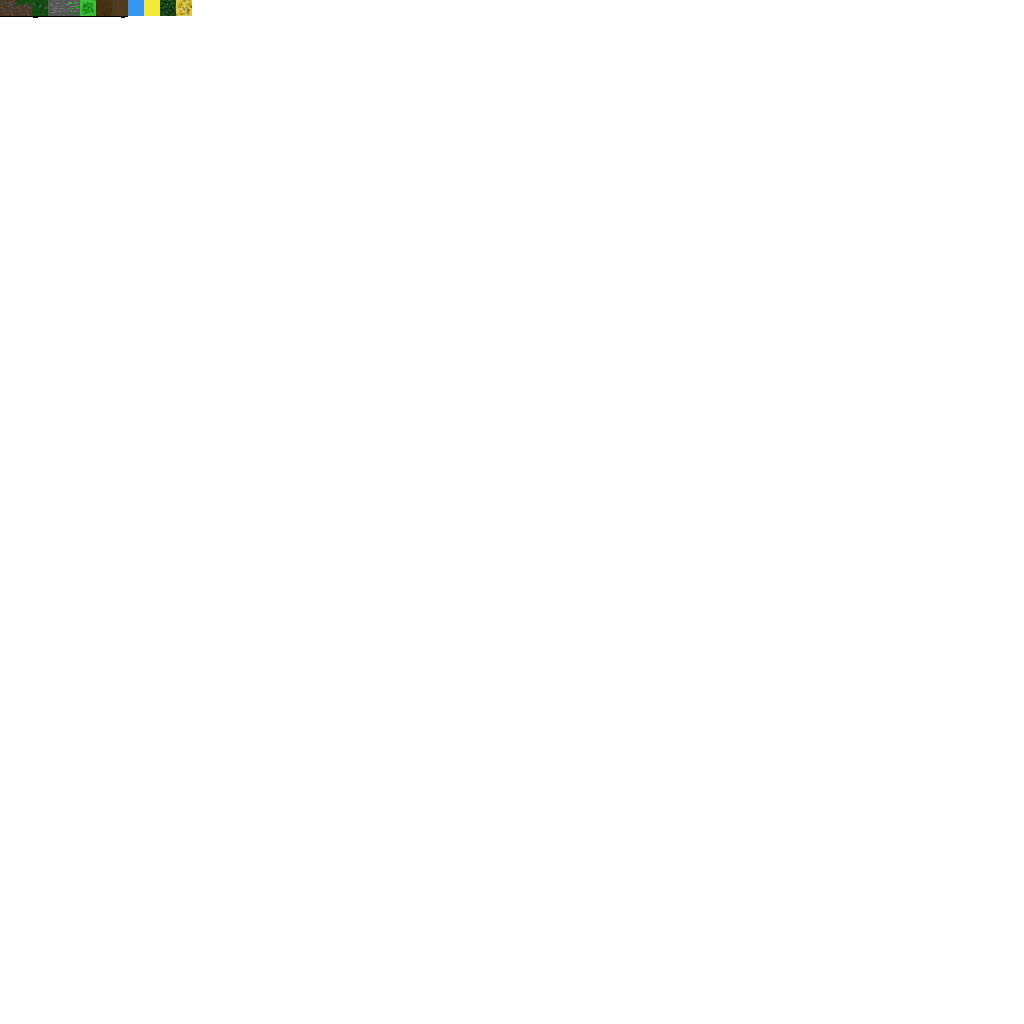
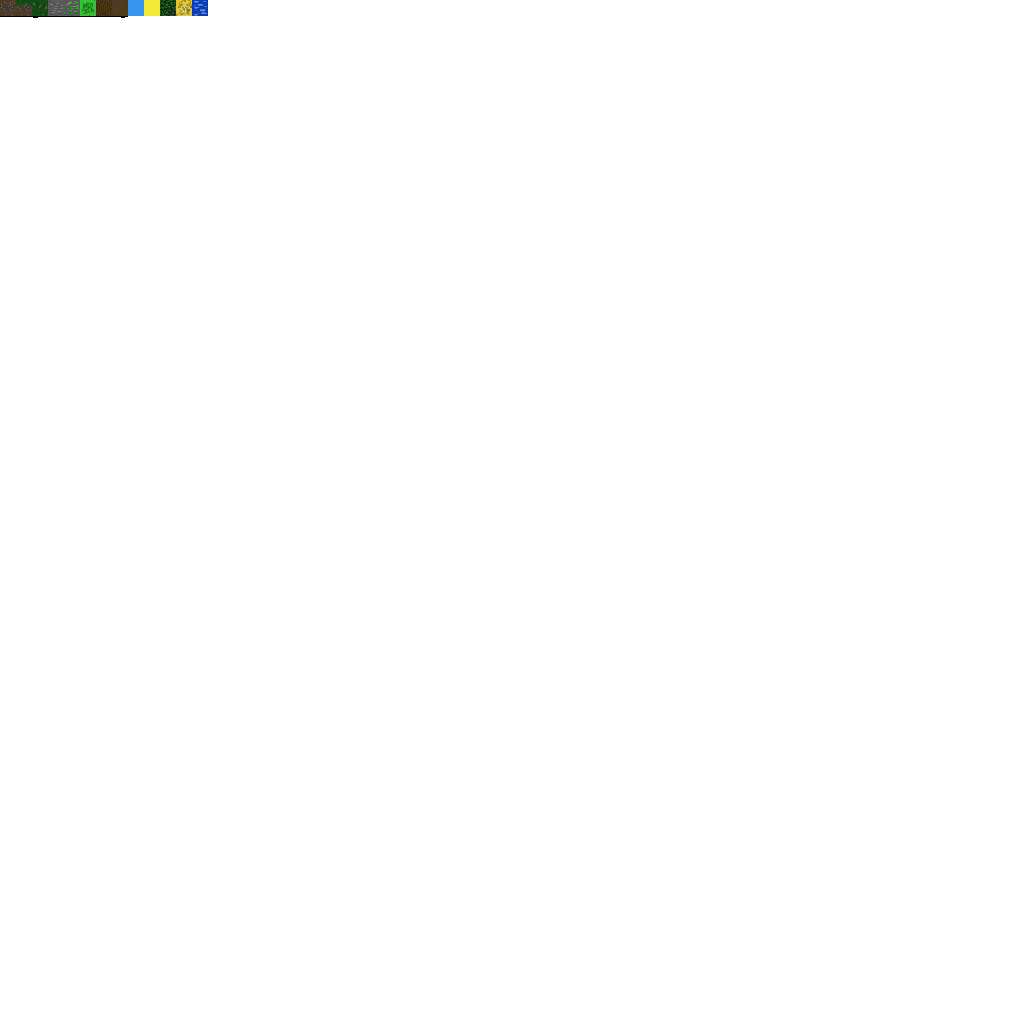
Comparing the layer stacks of the two 1024×1024 images. Changes:
painted on "Tło" over [192,0,208,16]
